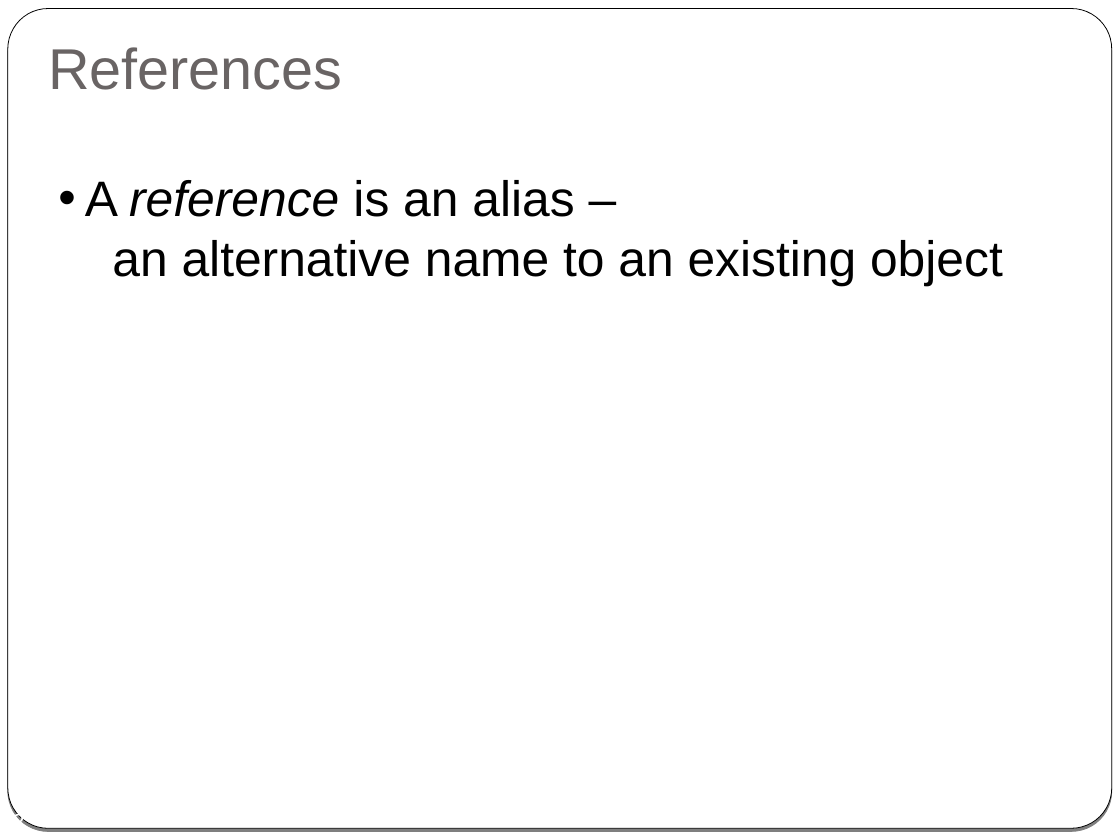
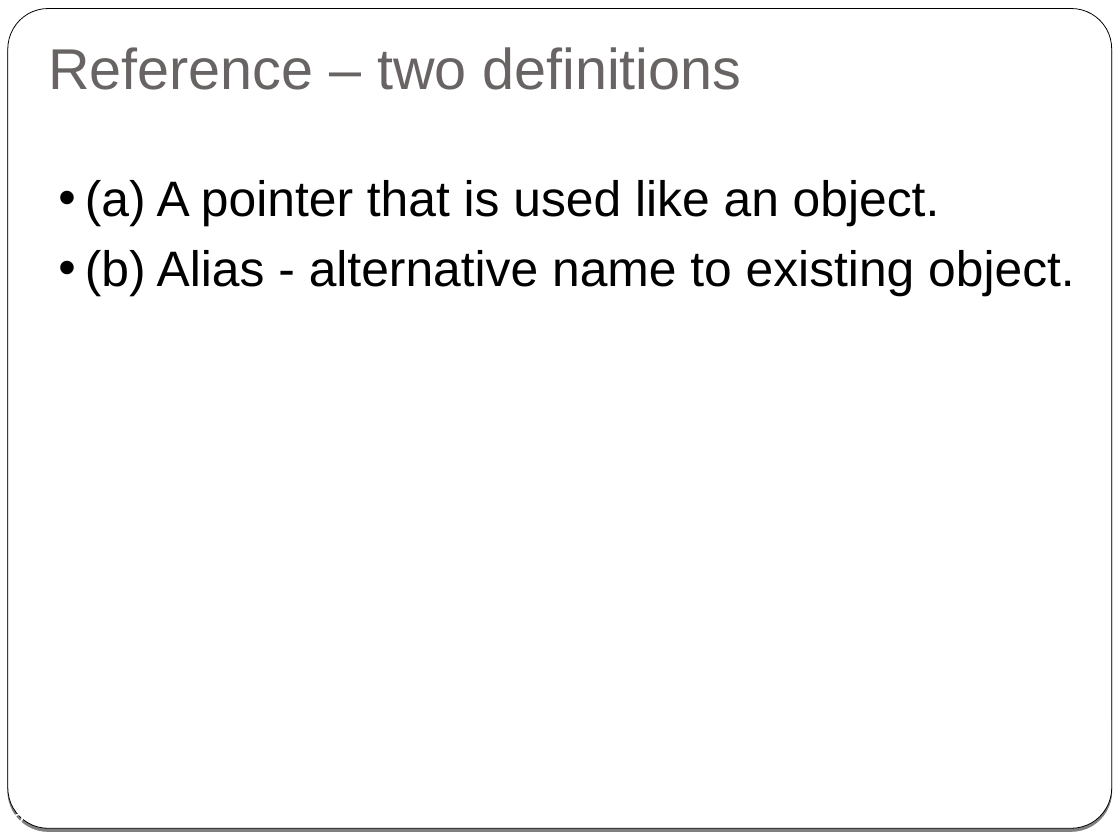
Before and after one commit to cpp-at-ariel/cpp-5778, a slide deck: slide 2 of week03-reference-const/slides-reference.odp. Drawn at 1120x840 pixels with LibreOffice and Linux fonts; fonts in the diff are those of the drawing. Boxes give left, top, right and bottom in pixels: in the first picture for what was removed or moved away, otherwise in the second. Text is boxed around its words. In the diff, an @@ line names an element or a change of style, - is before the commit and + after.

```diff
--- a/week03-reference-const/slides-reference.odp
+++ b/week03-reference-const/slides-reference.odp
@@ title at (x1=48, y1=47, x2=742, y2=90): text changed @@
-References
+Reference – two definitions
@@ text at (x1=85, y1=180, x2=1075, y2=297): text changed @@
-• A reference is an alias –
-  an alternative name to an existing object
+• (a) A pointer that is used like an object.
+• (b) Alias - alternative name to existing object.
```
Also in this commit, not shown: 9 other slides changed, 2 slides added, 4 slides removed, 25 other files.
